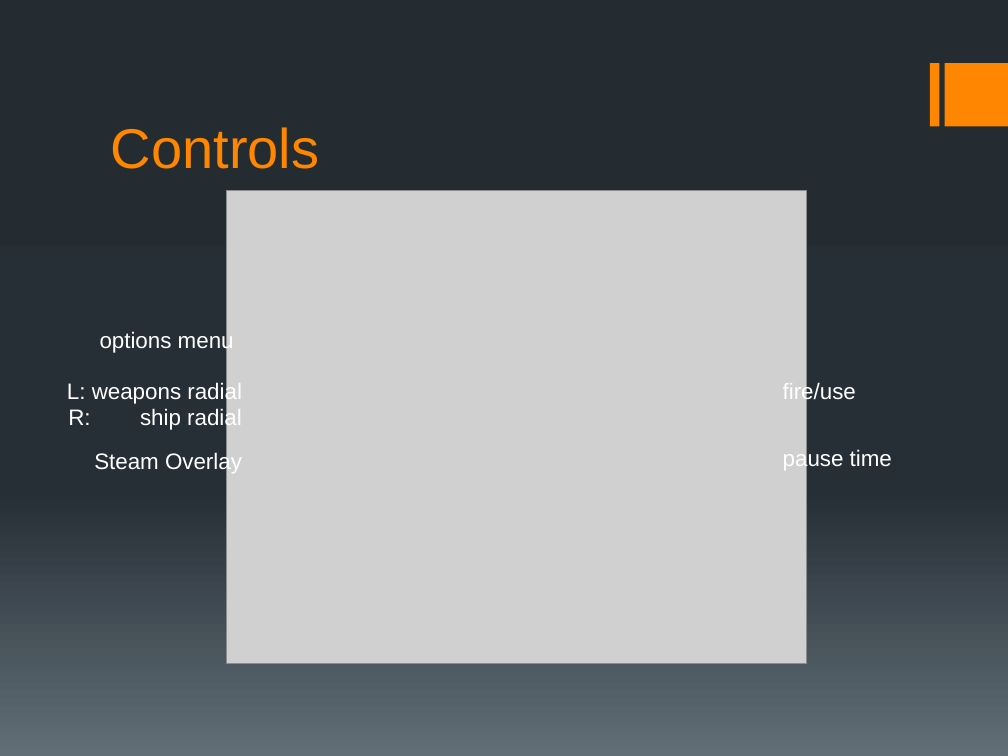
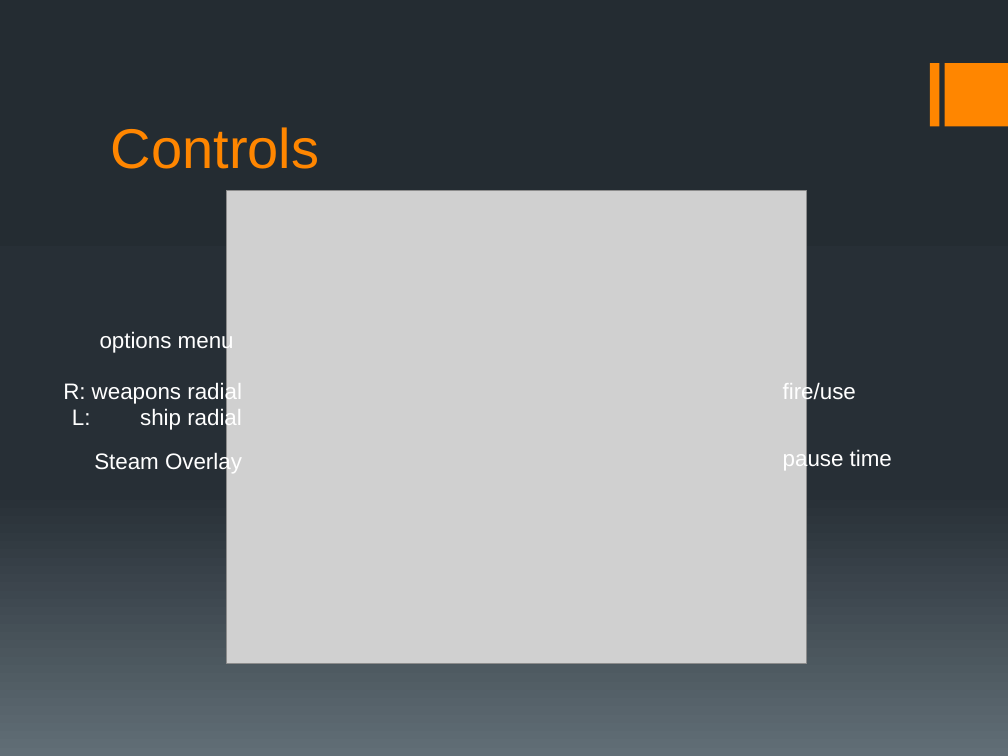
Before and after one commit to oates999/ExperimentalGame_VR, a slide deck: slide 4 of Presentations/FormalPresentation_11-1-2017.pptx. Drawn at 1008x756 pixels with LibreOffice and Linux fonts; fonts in the diff are those of the drawing; grey boxes stand for pictures. Boxes give left, top, right and bottom in pixels: in the first picture for what was removed or moved away, otherwise in the second. Text is boxed around its words. In the diff, an @@ line names an element or a change of style, - is before the commit and + after.

```diff
--- a/Presentations/FormalPresentation_11-1-2017.pptx
+++ b/Presentations/FormalPresentation_11-1-2017.pptx
@@ text at bbox=[63, 381, 242, 431]: text changed @@
-L: weapons radial
-R: ship radial
+R: weapons radial
+L: ship radial
```
Also in this commit, not shown: 1 other slide changed, 1 slide added, 3 slides removed.
